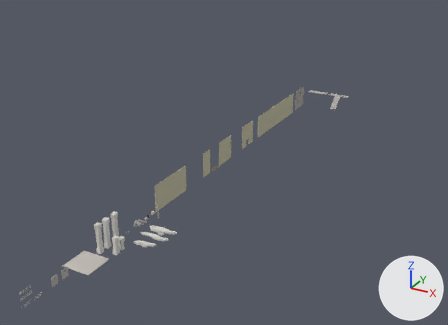
The Blender file LD42/Assets/Models/BuildingPieces.blend as it was, and as the next commit left it.
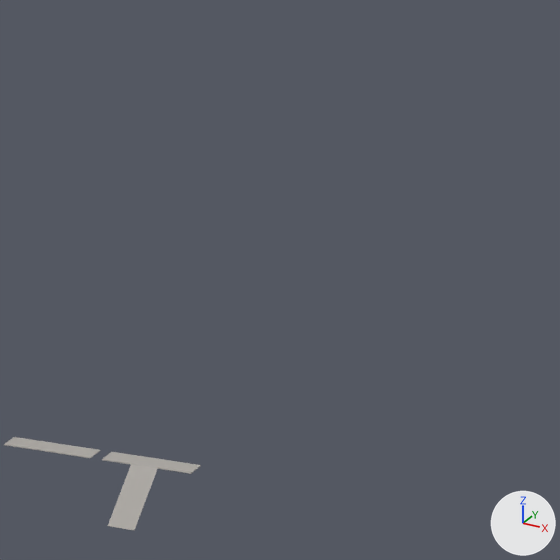
Old and new are each drawn whole from a camera (50 mm lens) standing at (136.0, -223.0, 124.0) and looking at (-22.0, 65.0, -20.0) and again close up on the part from 69% to 94% of the width and 0% to 36% of the height. The lights are fixed; the arrows at lower right show +X, +Y and +Z.

In view in the first close-up: 'Platform', 'Ramp'.
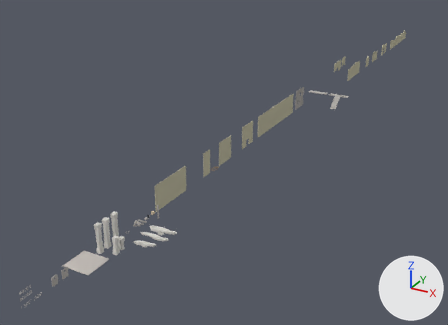
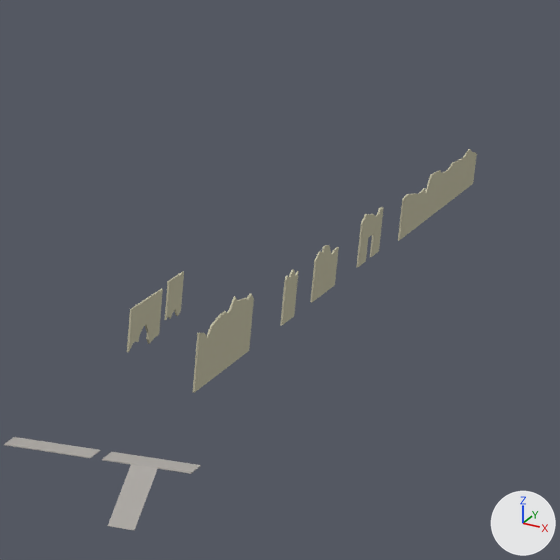
Boxes (x1, y1, x2, y2) around the edits, measured in the close-ups (560 x 560 px):
'LargeWallBroken', added
    after: (193, 294, 254, 393)
'HugeWallBroken', added
    after: (398, 149, 477, 240)
'WallBrokenDebris', added
    after: (127, 289, 163, 352)
'WallBroken', added
    after: (310, 245, 339, 303)
'WallWithDoorBroken', added
    after: (356, 207, 384, 267)
'HalfWallBrokenDebris', added
    after: (165, 271, 184, 320)
'HalfWallBroken', added
    after: (280, 270, 299, 325)

What the commit changed:
Mesh me_cube_007 is new.
It has 58 vertices, 31 faces and spans x 0.0..0.3, y 0.0..7.4, z -48.0..0.0.
It uses material mat_wall (light grey #c2bea4).
Mesh me_cube_008 is new.
It has 37 vertices, 22 faces and spans x 0.0..0.3, y 0.0..9.8, z -24.0..0.0.
It uses material mat_wall (light grey #c2bea4).
Mesh me_cube_009 is new.
It has 26 vertices, 15 faces and spans x 0.0..0.25, y 0.0..7.5, z -6.0..0.0.
It uses material mat_wall (light grey #c2bea4).
Mesh me_cube_012 is new.
It has 633 vertices, 515 faces and spans x 0.0..0.26, y 0.0..7.97, z -12.0..0.0.
It uses material mat_wall (light grey #c2bea4).
Mesh me_cube_014 is new.
It has 40 vertices, 22 faces and spans x 0.0..0.25, y 0.0..7.67, z -12.0..0.0.
It uses material mat_wall (light grey #c2bea4).
Mesh me_cube_015 is new.
It has 26 vertices, 15 faces and spans x -0.13..0.12, y 0.01..5.76, z -2.95..3.05.
It uses material mat_wall (light grey #c2bea4).
Mesh me_cube_016 is new.
It has 32 vertices, 18 faces and spans x -0.12..0.13, y 0.04..6.6, z -5.67..6.33.
It uses material mat_wall (light grey #c2bea4).
Object 'HugeWallBroken' (ob_hugewallbroken) is new; it shows me_cube_007.
Its location is (18.3, 260.0, 9.5).
Its rotation in degrees is (90, 0, 0).
Object 'LargeWallBroken' (ob_largewallbroken) is new; it shows me_cube_008.
Its location is (17.5, 159.9, 9.6).
Its rotation in degrees is (90, 0, 0).
Object 'HalfWallBroken' (ob_halfwallbroken) is new; it shows me_cube_009.
Its location is (17.5, 199.4, 9.6).
Its rotation in degrees is (90, 0, 0).
Object 'WallWithDoorBroken' (ob_wallwithdoorbroken) is new; it shows me_cube_012.
Its location is (17.5, 238.8, 9.6).
Its rotation in degrees is (90, 0, 0).
Object 'WallBroken' (ob_wallbroken) is new; it shows me_cube_014.
Its location is (17.5, 214.3, 9.6).
Its rotation in degrees is (90, 0, 0).
Object 'HalfWallBrokenDebris' (ob_halfwallbrokendebris) is new; it shows me_cube_015.
Its location is (14.0, 159.6, 19.4).
Its rotation in degrees is (90, 0, 0).
Object 'WallBrokenDebris' (ob_wallbrokendebris) is new; it shows me_cube_016.
Its location is (14.0, 148.3, 18.1).
Its rotation in degrees is (90, 0, 0).
